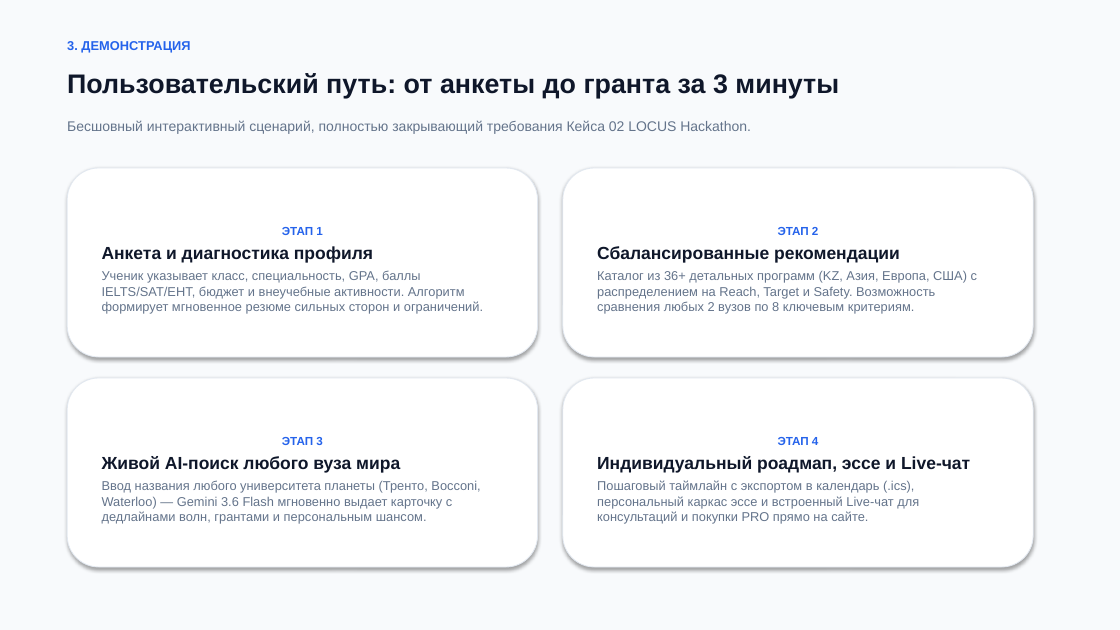
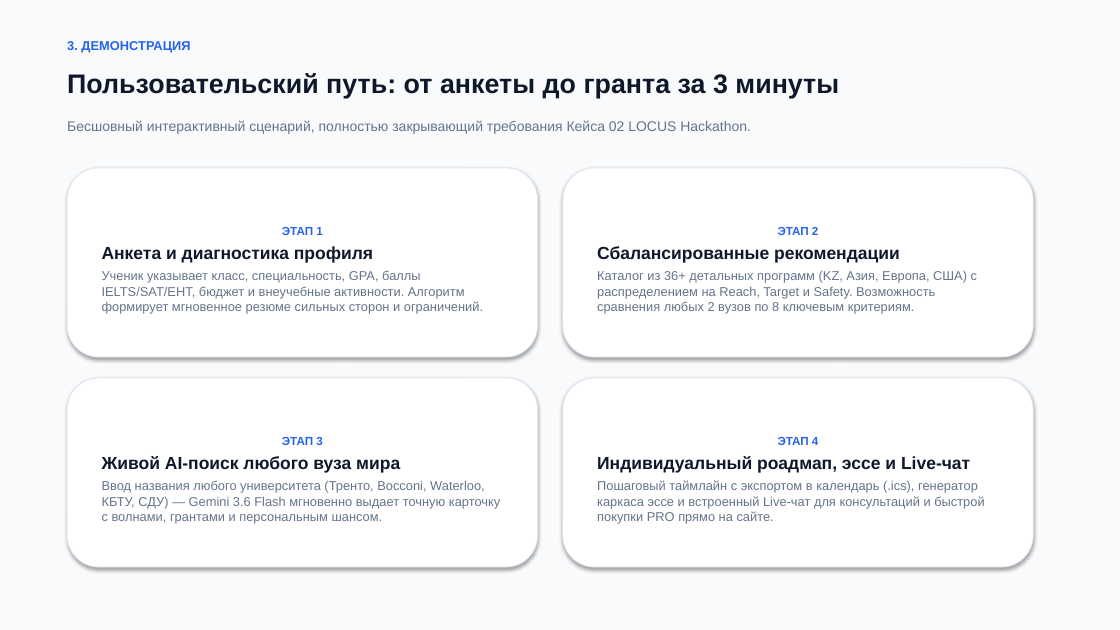
Before and after one commit to adilhan385/Admitroute, a slide deck: slide 4 of AdmitRoute_Presentation_8Slides.pptx. Drawn at 1120x630 pixels with LibreOffice and Linux fonts; fonts in the diff are those of the drawing. Boxes give left, top, right and bottom in pixels: in the first picture for what was removed or moved away, otherwise in the second. Text is boxed around its words. In the diff, an @@ line names an element or a change of style, - is before the commit and + after.

Commit message:
feat: complete AdmitRoute platform with Super-Admin delegation, Free vs PRO pricing modal, Gemini 3.6 Flash engine, and LOCUSCASE2 submission readiness

```diff
--- a/AdmitRoute_Presentation_8Slides.pptx
+++ b/AdmitRoute_Presentation_8Slides.pptx
@@ text in rounded rectangle at box(102, 480, 500, 524): text changed @@
-Ввод названия любого университета планеты (Тренто, Bocconi, Waterloo) — Gemini 3.6 Flash мгновенно выдает карточку с дедлайнами волн, грантами и персональным шансом.
+Ввод названия любого университета (Тренто, Bocconi, Waterloo, КБТУ, СДУ) — Gemini 3.6 Flash мгновенно выдает точную карточку с волнами, грантами и персональным шансом.
@@ text in rounded rectangle at box(597, 480, 984, 524): text changed @@
-Пошаговый таймлайн с экспортом в календарь (.ics), персональный каркас эссе и встроенный Live-чат для консультаций и покупки PRO прямо на сайте.
+Пошаговый таймлайн с экспортом в календарь (.ics), генератор каркаса эссе и встроенный Live-чат для консультаций и быстрой покупки PRO прямо на сайте.
```
Also in this commit, not shown: 2 other slides changed, 11 other files.
